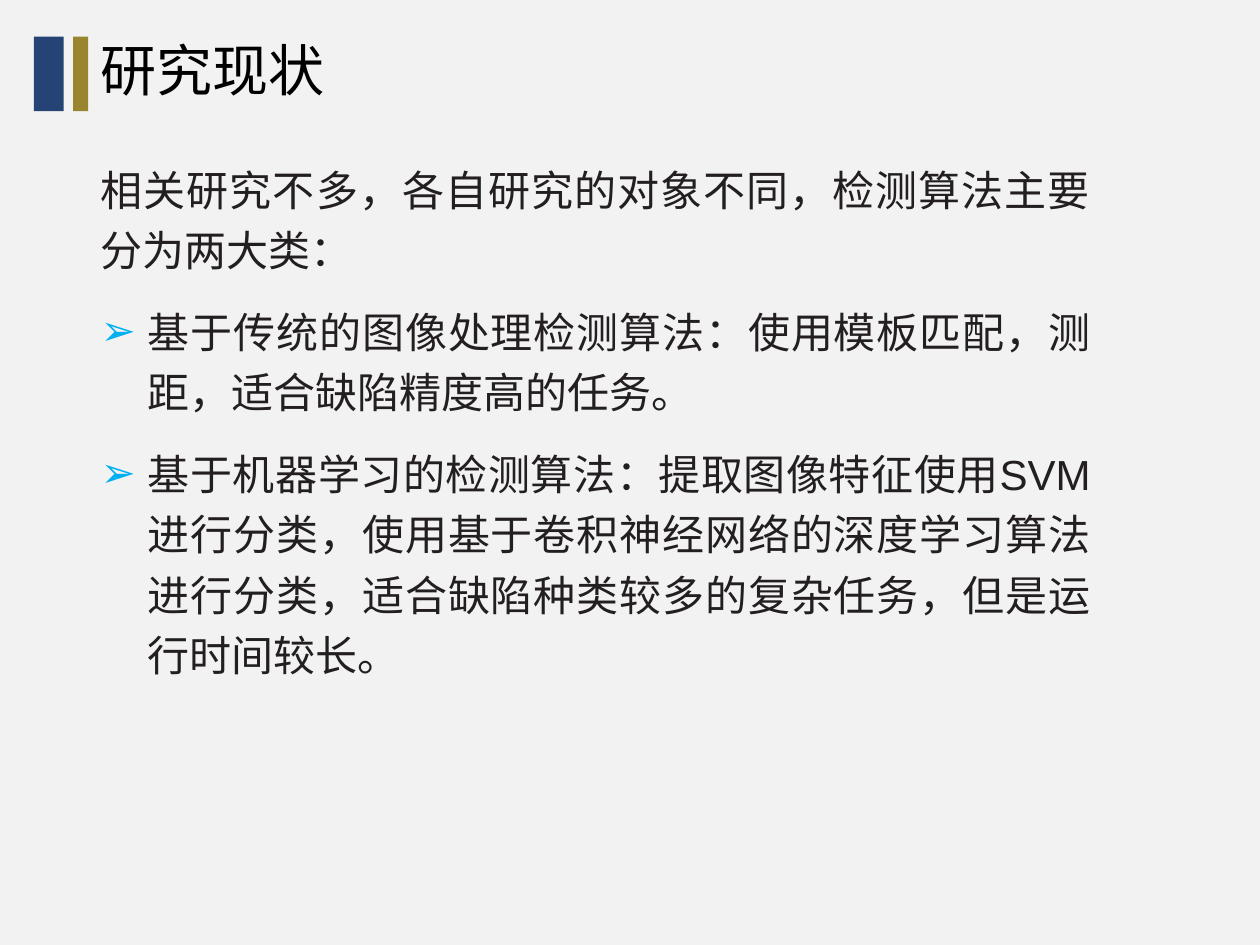
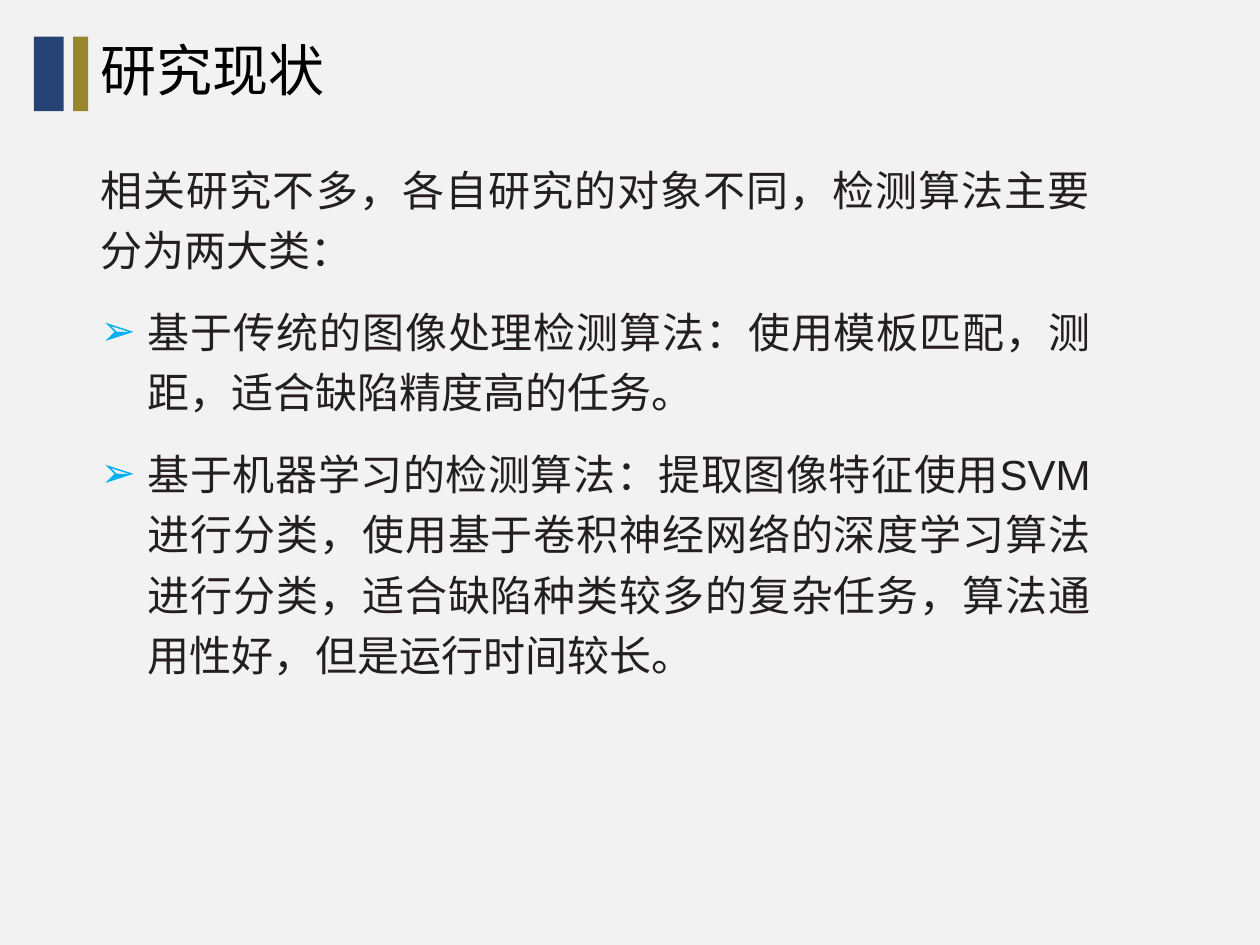
Before and after one commit to wang-jiankun/Graduate-File, a slide deck: slide 6 of 资料/课题汇报（2019.3.15）-王建坤.pptx. Drawn at 1260x945 pixels with LibreOffice and Linux fonts; fonts in the diff are those of the drawing; background and template pictures are left out. Boxes give left, top, right and bottom in pixels: in the first picture for what was removed or moved away, otherwise in the second. Text is boxed around its words. In the diff, an @@ line names an element or a change of style, - is before the commit and + after.

```diff
--- a/资料/课题汇报（2019.3.15）-王建坤.pptx
+++ b/资料/课题汇报（2019.3.15）-王建坤.pptx
@@ text at bbox=[148, 454, 1091, 676]: text changed @@
-➢ 基于机器学习的检测算法：提取图像特征使用SVM进行分类，使用基于卷积神经网络的深度学习算法进行分类，适合缺陷种类较多的复杂任务，但是运行时间较长。
+➢ 基于机器学习的检测算法：提取图像特征使用SVM进行分类，使用基于卷积神经网络的深度学习算法进行分类，适合缺陷种类较多的复杂任务，算法通用性好，但是运行时间较长。
```
Also in this commit, not shown: 5 other slides changed, 2 slides added, 9 other files.
